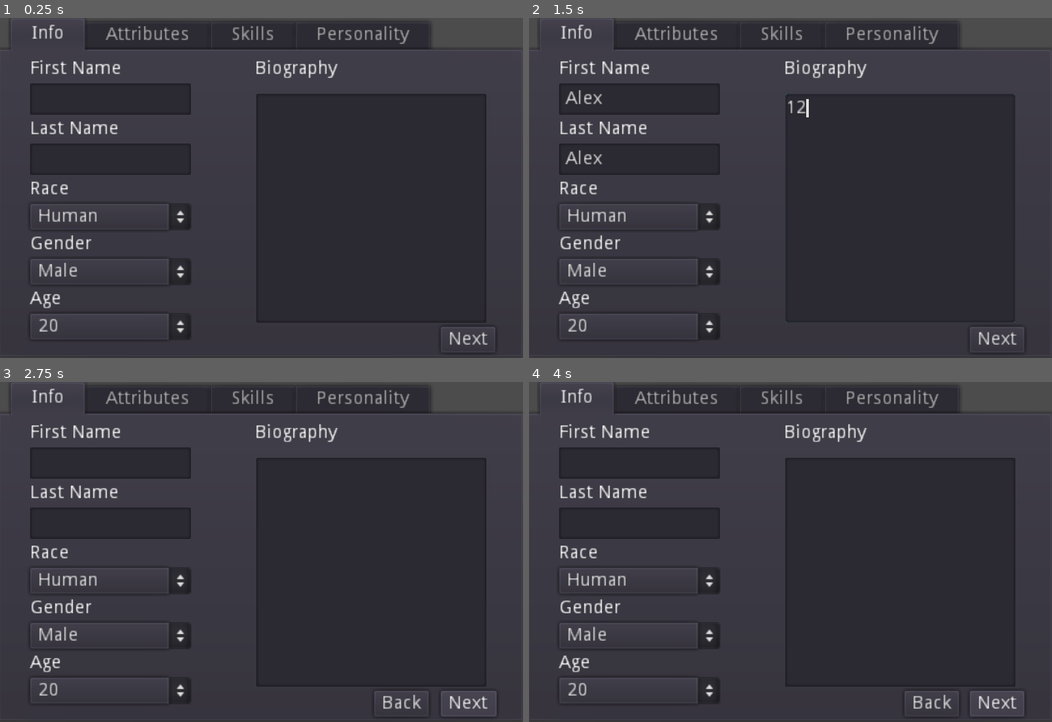
Above: before the commit, frames 1-4 (two rows, left to right).
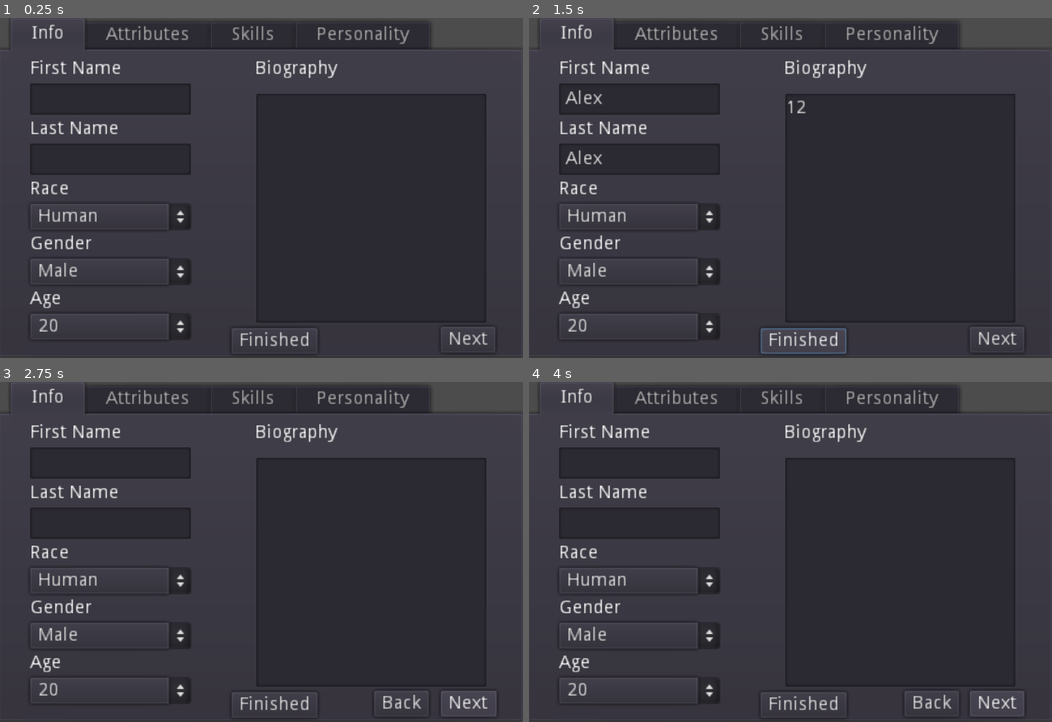
Above: after the commit, the same moments.

Repository: layonthehorn/Wasteland_clone
Game: Godot game, scene res://Menus/CharacterCreationScreen.tscn
Same seed, same stepped clock (60 frames per second), same inputs: the game is played once before the commit and once after it.
Inputs (mouse positions are in pixels of both pictures, inside the frame that each line leads up to):
- Up to frame 1 (0.25 s): no input
- Up to frame 2 (1.5 s): click (638, 99) at 0.52 s; type "Alex" at 0.6 s; click (638, 160) at 0.75 s; type "Alex" at 0.83 s; click (900, 208) at 0.98 s; type "12" at 1.07 s; click (800, 341) at 1.25 s, where only the run after the commit has a clickable "Finished"
- Up to frame 3 (2.75 s): click "Next" at 2 s
- Up to frame 4 (4 s): click (638, 463) at 2.77 s; type "Alex" at 2.85 s; click (638, 524) at 3 s; type "Alex" at 3.08 s; click (900, 572) at 3.23 s; type "12" at 3.32 s; click "Next" at 3.5 s

The runs differ from the first frame. In frame 1, 0.3% of the frame differs, in the area x 44-61%, y 91-97%; in frame 2, 0.5%, in the area x 44-93%, y 22-99%; in frame 3, 0.3%; in frame 4, 0.3%.

Commit message:
Added character creation menu

Diff:
--- a/Classes/CharacterObject.gd
+++ b/Classes/CharacterObject.gd
@@ -33,7 +33,7 @@
 }
 
 var f_name:= "" setget f_name_set, f_name_get
-var l_name:= "" setget l_name_set, f_name_get
+var l_name:= "" setget l_name_set, l_name_get
 var health:= 0 setget health_set, health_get
 var level:= BASE_LEVEL setget level_set, level_get
 var crit_chance:= BASE_CRIT setget crit_chance_set, crit_chance_get
@@ -41,6 +41,7 @@
 var experience:= BASE_EXP setget experience_set, experience_get
 var skill_points:= BASE_SKILL_POINTS setget skill_points_set, skill_points_get
 var race:= "" setget race_set, race_get
+var age:= "" setget age_set, age_get
 var bio:= "" setget bio_set, bio_get
 var gender:= "" setget gender_set, gender_get
 var primary:= "" setget primary_set, primary_get
@@ -69,6 +70,12 @@
 var skill_dict = null
 # character state
 var character_state = COMBAT_STATE.ALIVE
+
+func age_get():
+	return age
+
+func age_set(value):
+	age = value
 
 func secondary_get():
 	return secondary
--- a/Menus/CharacterCreationScreen.gd
+++ b/Menus/CharacterCreationScreen.gd
@@ -1,10 +1,12 @@
 extends Node
+
 
 onready var squad_one = $"SquadOne"
 onready var squad_two = $"SquadTwo"
 onready var squad_three = $"SquadThree"
 onready var squad_four = $"SquadFour"
-
+onready var squad_storage = SquadSingleton
+onready var squad = [squad_one, squad_two, squad_three, squad_four]
 
 func _on_ToSquadTwo_pressed():
 	squad_one.visible = false
@@ -18,16 +20,37 @@
 	squad_three.visible = false
 	squad_four.visible = false
 
-
 func _on_ToSquadThree_pressed():
 	squad_one.visible = false
 	squad_two.visible = false
 	squad_three.visible = true
 	squad_four.visible = false
 
-
 func _on_ToSquadFour_pressed():
 	squad_one.visible = false
 	squad_two.visible = false
 	squad_three.visible = false
 	squad_four.visible = true
+
+
+func _on_Finished_pressed():
+	var count = 0
+	for member in squad:
+		squad_storage.squad_list[count].f_name = member.f_name
+		squad_storage.squad_list[count].l_name = member.l_name
+		squad_storage.squad_list[count].age = member.age
+		squad_storage.squad_list[count].bio = member.bio
+		squad_storage.squad_list[count].race = member.race
+		squad_storage.squad_list[count].gender = member.gender
+		squad_storage.squad_list[count].skill_dict = member.skill_dict
+		squad_storage.squad_list[count].stat_dict = member.stat_dict
+		count += 1
+
+	for member in SquadSingleton.squad_list:
+			print(member.f_name)
+			print(member.l_name)
+			print(member.age)
+			print(member.age)
+			print(member.gender)
+			print(member.race)
+			print("")
--- a/Menus/CharacterCreationScreen.tscn
+++ b/Menus/CharacterCreationScreen.tscn
@@ -64,9 +64,20 @@
 margin_right = 328.0
 margin_bottom = 256.0
 text = "Back"
+
+[node name="Finished" type="Button" parent="."]
+margin_left = 177.0
+margin_top = 237.0
+margin_right = 230.0
+margin_bottom = 257.0
+text = "Finished"
+__meta__ = {
+"_edit_use_anchors_": false
+}
 [connection signal="pressed" from="SquadOne/ToSquadTwo" to="." method="_on_ToSquadTwo_pressed"]
 [connection signal="pressed" from="SquadTwo/ToSquadOne" to="." method="_on_ToSquadOne_pressed"]
 [connection signal="pressed" from="SquadTwo/ToSquadThree" to="." method="_on_ToSquadThree_pressed"]
 [connection signal="pressed" from="SquadThree/ToSquadTwo" to="." method="_on_ToSquadTwo_pressed"]
 [connection signal="pressed" from="SquadThree/ToSquadFour" to="." method="_on_ToSquadFour_pressed"]
 [connection signal="pressed" from="SquadFour/ToSquadThree" to="." method="_on_ToSquadThree_pressed"]
+[connection signal="pressed" from="Finished" to="." method="_on_Finished_pressed"]
--- a/Menus/charactercreation.gd
+++ b/Menus/charactercreation.gd
@@ -10,7 +10,7 @@
 var age:= "20"
 var f_name:= ""
 var l_name:= ""
-onready var squad = SquadSingleton
+var bio:= ""
 
 # attribute handling variables
 var total_stat_points:= 7 + 14
@@ -24,6 +24,8 @@
 
 # skill point handling variables
 var total_skill_points:= 12
+var skill_dict = {}
+
 
 func update_stat_points():
 	att_point_display.text = str(total_stat_points) + " left"
--- a/Menus/charactercreation.tscn
+++ b/Menus/charactercreation.tscn
@@ -997,6 +997,11 @@
 margin_top = 32.0
 margin_right = -4.0
 margin_bottom = -4.0
+[connection signal="text_changed" from="TabContainer/Info/infobox/firstnameentry" to="." method="_on_firstnameentry_text_changed"]
+[connection signal="text_changed" from="TabContainer/Info/infobox/lastnameentry" to="." method="_on_lastnameentry_text_changed"]
+[connection signal="item_selected" from="TabContainer/Info/infobox/raceselect" to="." method="_on_raceselect_item_selected"]
+[connection signal="item_selected" from="TabContainer/Info/infobox/genderselect" to="." method="_on_genderselect_item_selected"]
+[connection signal="item_selected" from="TabContainer/Info/infobox/ageselect" to="." method="_on_ageselect_item_selected"]
 [connection signal="pressed" from="TabContainer/Attributes/downbuttons/strengthdown" to="." method="_on_strengthdown_pressed"]
 [connection signal="pressed" from="TabContainer/Attributes/downbuttons/intelligencedown" to="." method="_on_intelligencedown_pressed"]
 [connection signal="pressed" from="TabContainer/Attributes/downbuttons/luckdown" to="." method="_on_luckdown_pressed"]
